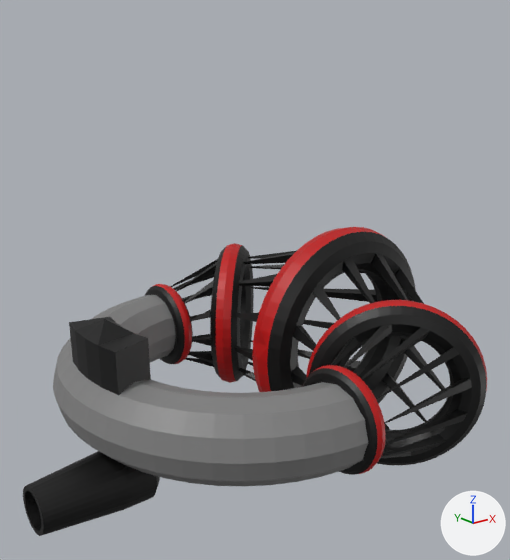
An edit to the FBX model gameoff2019/Assets/Models/Minions FBX/Minion J.fbx, drawn before and after from the same camera.
Before and after are seen from a 50 mm camera at (-10.44, -10.83, 6.11) aimed at (-1.63, 0.18, 1.71). The axes (+X, +Y, +Z) are drawn at lower right. The lights are the same throughout. Where no turn or scale is listed for an object, it has been applied to the vertices. Vertices at the same position are counted once.
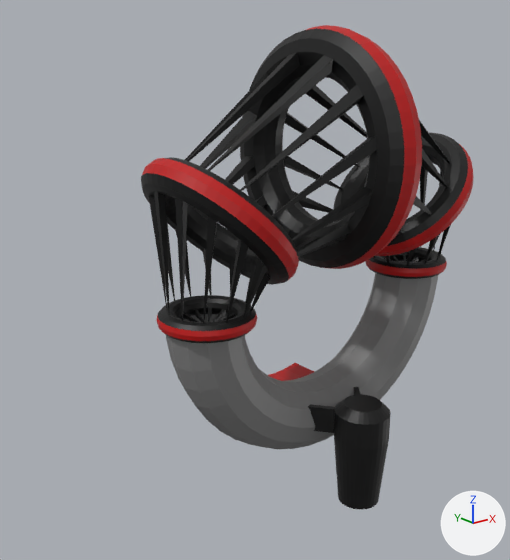
Patch to the scene script:
```diff
--- a/gameoff2019/Assets/Models/Minions FBX/Minion J.fbx.py
+++ b/gameoff2019/Assets/Models/Minions FBX/Minion J.fbx.py
@@ me_torus_001 @@
 # used by ob_torus; location = (-2.1, 0.0, 0.0)
-me_torus_001.from_pydata(...)  # 3459 vertices, 3566 faces; spans x -4.7..5.4, y -3.99..3.98, z -2.5..2.5
+me_torus_001.from_pydata(...)  # 3483 vertices, 3566 faces; spans x -1.88..6.09, y -3.75..3.76, z -3.34..6.75
+# me_torus_001 part 1: the loose piece of 308 vertices spanning x -3.85..0.0, y -3.85..3.85, z -0.77..1.72 is multiplied about its middle by the matrix ((0.0, 1.0, 0.0), (0.0, 0.0, 1.0), (1.0, 0.0, 0.0)), then moved by (4.03, 0.48, -1.05)
+# me_torus_001 part 2: the loose piece of 588 vertices spanning x -0.01..3.06, y 1.3..3.96, z -1.75..1.75 is copied, and the copy is multiplied about its middle by the matrix ((0.0, 1.0, 0.0), (0.0, 0.0, 1.0), (1.0, 0.0, 0.0)), then moved by (3.21, -2.62, 2.88); it spans x 3.41..6.06, y -1.75..1.75, z 1.34..4.42
+# me_torus_001 part 3: the loose piece of 599 vertices spanning x 0.4..5.4, y -3.65..3.65, z -2.5..2.5 is multiplied about its middle by the matrix ((0.0, 1.0, 0.0), (0.0, 0.0, 1.0), (1.0, 0.0, 0.0)), then moved by (-0.79, 0.0, 4.25)
+# me_torus_001 part 4: the loose piece of 588 vertices spanning x -0.33..0.08, y -3.98..-1.99, z -0.99..0.99 is multiplied about its middle by the matrix ((0.0, 1.0, 0.0), (0.0, 0.0, 1.0), (1.0, 0.0, 0.0)), then moved by (-0.75, 2.99, 1.23)
+# me_torus_001 part 5: the loose piece of 588 vertices spanning x -0.13..3.06, y -3.99..-1.33, z -1.75..1.75 is copied, and the copy is multiplied about its middle by the matrix ((0.0, 1.0, 0.0), (0.0, 0.0, 1.0), (1.0, 0.0, 0.0)), then moved by (-2.02, 2.66, 2.82); it spans x -1.88..0.78, y -1.75..1.75, z 1.22..4.41
+# me_torus_001 part 6: the loose piece of 588 vertices spanning x -0.23..0.17, y 2.0..3.98, z -0.99..0.99 is multiplied about its middle by the matrix ((0.0, 1.0, 0.0), (0.0, 0.0, 1.0), (1.0, 0.0, 0.0)), then moved by (5.13, -2.99, 1.32)
+# me_torus_001 part 7: the loose piece of 200 vertices spanning x -4.7..-2.34, y -0.85..0.86, z -2.11..-0.48 is multiplied about its middle by the matrix ((0.0, 1.0, 0.0), (0.0, 0.0, 1.0), (1.0, 0.0, 0.0)), then moved by (5.63, -1.3, -0.87)
+# me_torus_001 part 8: 576 vertices removed from x 0.41..3.06, y 1.3..3.96, z -1.75..1.75
+# me_torus_001 part 9: 576 vertices removed from x 0.4..3.06, y -3.99..-1.33, z -1.75..1.75
 me_torus_001.materials.append(mat_lataria)
```

Changed parts and their boxes (x1, y1, x2, y2) in the pictures (510 x 560 px; the box of a moved part takes in the faces that stretch with it):
'Torus', reshaped (28% narrower, 56% taller): before (23, 227, 487, 536); after (141, 25, 474, 509)
part 1 of me_torus_001, moved or reshaped: before (53, 295, 368, 486); after (166, 261, 438, 449)
part 2 of me_torus_001, added: after (333, 133, 474, 265)
part 3 of me_torus_001, moved or reshaped: before (235, 227, 445, 430); after (185, 25, 450, 269)
part 4 of me_torus_001, moved or reshaped: before (302, 365, 386, 475); after (156, 295, 257, 343)
part 5 of me_torus_001, added: after (141, 157, 299, 324)
part 6 of me_torus_001, moved or reshaped: before (145, 284, 193, 364); after (365, 247, 447, 279)
part 7 of me_torus_001, moved or reshaped: before (23, 451, 160, 536); after (308, 387, 391, 509)
part 8 of me_torus_001, deleted: before (170, 243, 254, 383)
part 9 of me_torus_001, deleted (black): before (306, 300, 487, 465)
